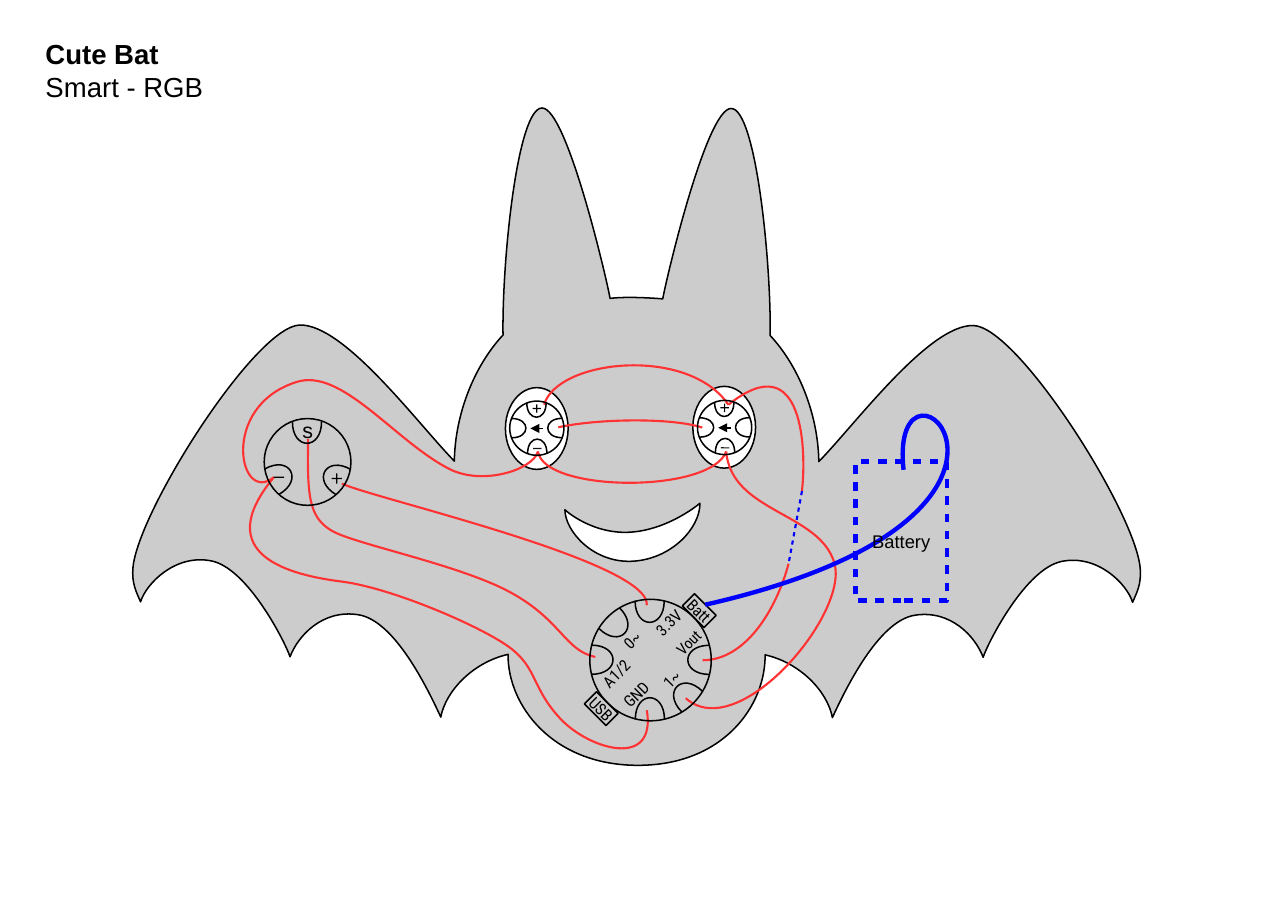
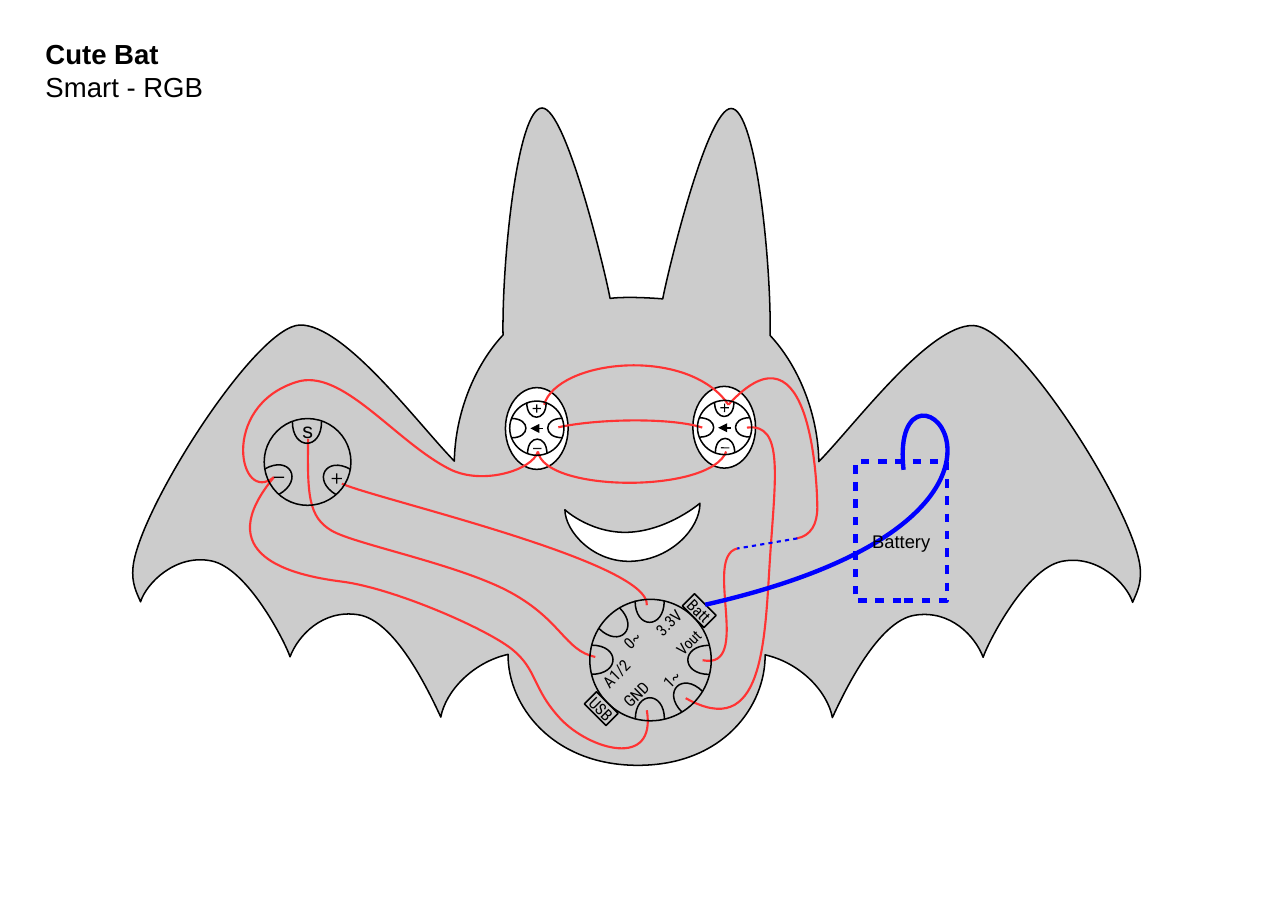
Before and after one commit to Mariemurasaki/Electronic-Geek-Bag, a slide deck: slide 8 of Documentation/source/shapes_landscape.odp. Drawn at 1288x911 pixels with LibreOffice and Linux fonts; fonts in the diff are those of the drawing. Boxes give left, top, right and bottom in pixels: in the first picture for what was removed or moved away, otherwise in the second. Text is boxed around its words. In the diff, an @@ line names an element or a change of style, - is before the commit and + after.

```diff
--- a/Documentation/source/shapes_landscape.odp
+++ b/Documentation/source/shapes_landscape.odp
@@ freeform shape: place and size @@
-freeform shape at (728,387,803,491)
+freeform shape at (728,378,818,538)
@@ freeform shape: place and size @@
-freeform shape at (686,452,836,708)
+freeform shape at (686,427,776,708)
@@ line moved from (802, 491) - (789, 564) to (798, 539) - (737, 549) @@
@@ freeform shape: place and size @@
-freeform shape at (703,564,789,661)
+freeform shape at (703,549,737,661)
```
Also in this commit, not shown: 1 other file.
